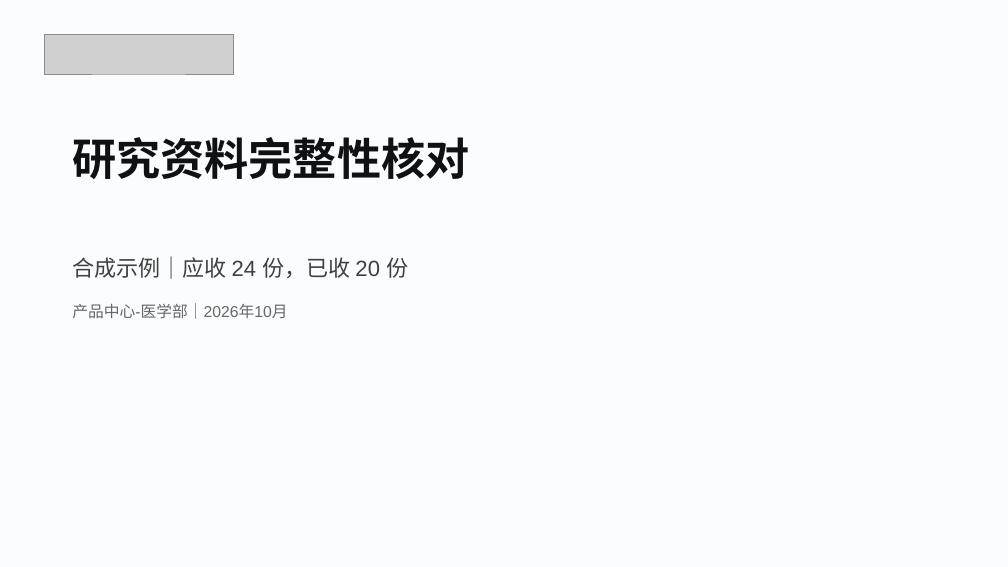
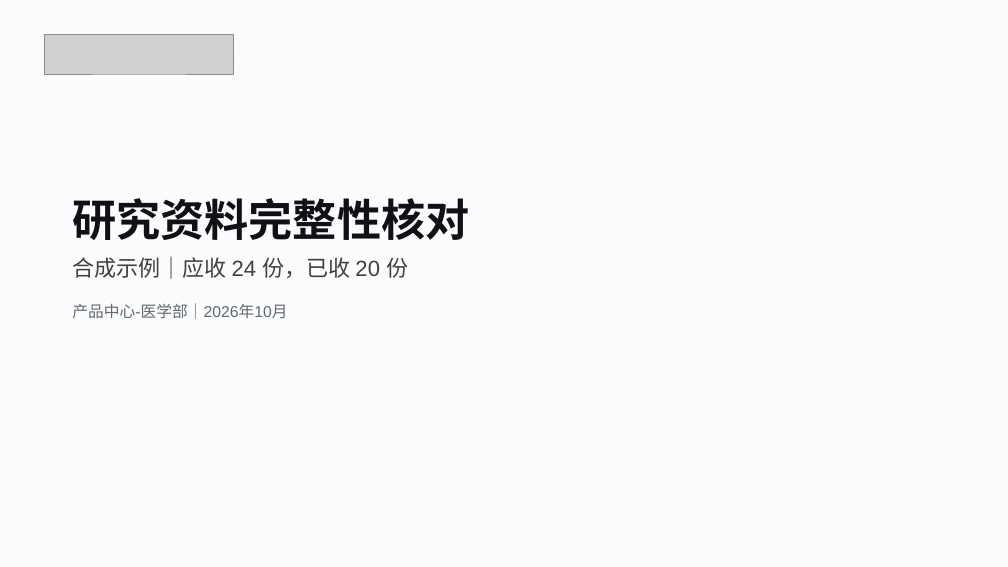
Before and after one commit to smkzw/kangzhe-design, a slide deck: slide 1 of examples/reference/pptx-default/kangzhe_integrity_default.pptx. Drawn at 1008x567 pixels with LibreOffice and Linux fonts; fonts in the diff are those of the drawing; grey boxes stand for pictures; background and template pictures are left out. Boxes give left, top, right and bottom in pixels: in the first picture for what was removed or moved away, otherwise in the second. Text is boxed around its words. In the diff, an @@ line names an element or a change of style, - is before the commit and + after.

```diff
--- a/examples/reference/pptx-default/kangzhe_integrity_default.pptx
+++ b/examples/reference/pptx-default/kangzhe_integrity_default.pptx
@@ text "研究资料完整性核对" at box(72, 198, 469, 240): vertical alignment top to bottom @@
```
Also in this commit, not shown: 5 other slides changed, 44 other files.
